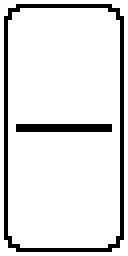
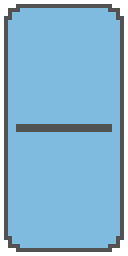
Two versions of the same layered image (128x256). Layer-by-layer changes:
added layer "Holographic" (70%) above "Card" over [8, 8, 120, 248]
added layer "Card" above "Background" over [4, 4, 124, 252]
hid "Background", painted on it over [4, 4, 124, 252]
